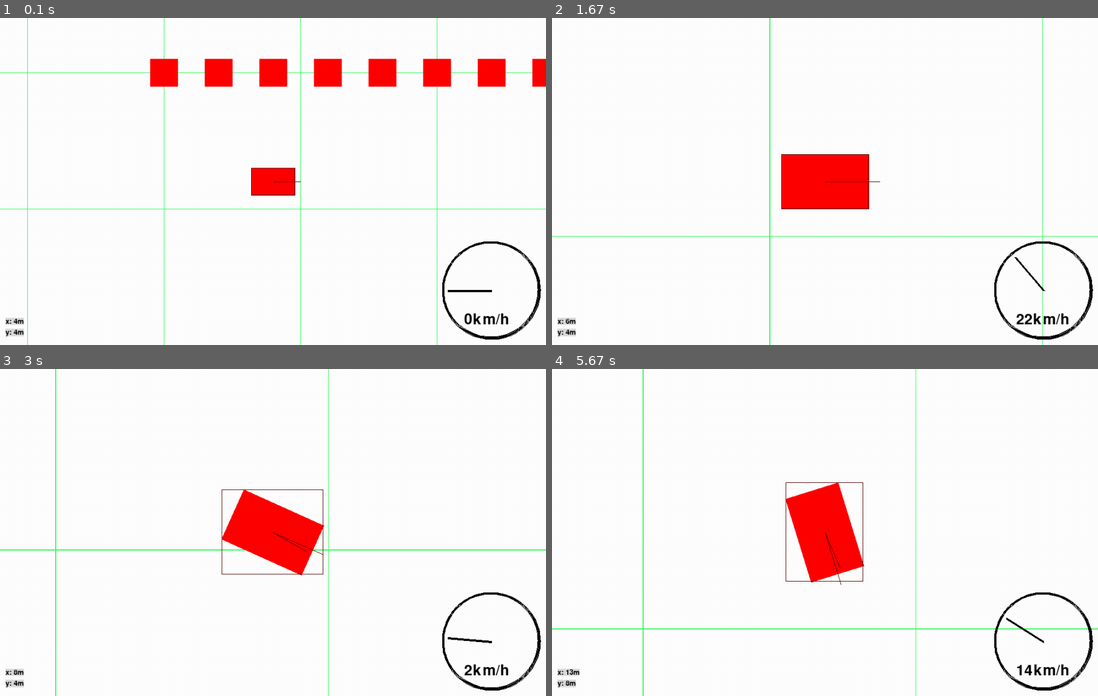
Above: before the commit, frames 1-4 (two rows, left to right).
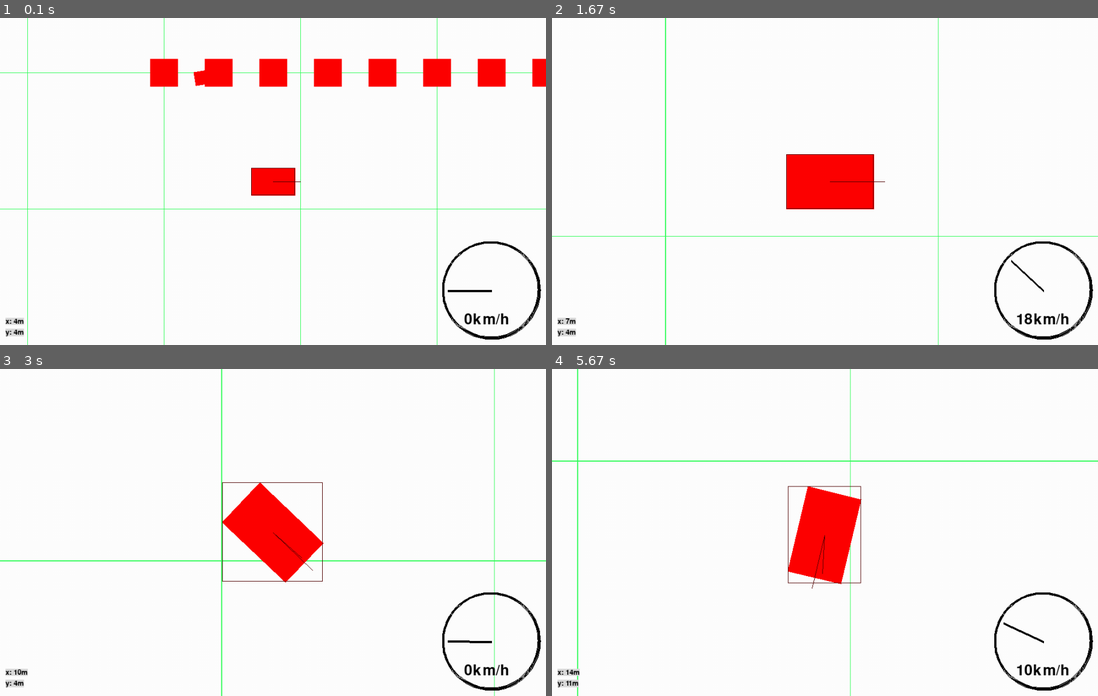
Above: after the commit, the same moments.

Repository: Xseis/Another-Pygame-Project
Game: pygame game, started from main.py
Two runs of this game, one before a commit and one after it. Both use one fixed random seed, a clock stepped at 60 frames per second and the inputs below.
Inputs:
- Up to frame 1 (0.1 s): no input
- Up to frame 2 (1.67 s): tap Z at 0.33 s; hold W 1.17-1.63 s
- Up to frame 3 (3 s): hold D 1.67-2.13 s; hold A 2.17-2.7 s; hold A from 2.73 s (still down)
- Up to frame 4 (5.67 s): release A at 3.13 s; hold W 3.17-3.53 s; hold D 3.57-4.2 s; hold A 4.23-4.7 s; hold D 4.73-5.2 s; hold W 5.23-5.53 s; hold D from 5.57 s (still down)

The runs differ from the first frame. In frame 1, less than 0.1% of the frame differs, in the area x 35-38%, y 15-21%; in frame 2, 1.4%; in frame 3, 2.9%; in frame 4, 3.7%, in the area x 0-100%, y 0-100%.

Commit message:
Added Kids and separated collision logic/calls

Diff:
--- a/main.py
+++ b/main.py
@@ -1,14 +1,17 @@
 import pygame
 import math
-pygame.init()
+pygame.font.init()
+pygame.mixer.init()
 
 class ObjectClass:
-    def __init__(self, x:float, y:float, length:float=1, width:float=1) -> None:
+    def __init__(self, x:float, y:float, game:"GameClass", length:float=1, width:float=1) -> None:
         self.x = x
         self.y = y
 
         self.length = length
         self.width = width
+
+        self.game = game
 
     def get_corners(self) -> list[tuple[float, float]]:
         """Returns the 4 corners of a non-rotated rectangle"""
@@ -25,8 +28,8 @@
         return (min_x, min_y, max_x-min_x, max_y-min_y)
 
 class PhysicsObjectClass(ObjectClass):
-    def __init__(self, x:float, y:float, angle:float, mass:float, inertia:float, grid:"GridClass", length:float=1, width:float=1, is_static:bool=False, can_collide:bool=True) -> None:
-        super().__init__(x, y, length, width)
+    def __init__(self, x:float, y:float, angle:float, mass:float, inertia:float, grid:"GridClass", game:"GameClass", length:float=1, width:float=1, is_static:bool=False, can_collide:bool=True, can_touch:bool=True) -> None:
+        super().__init__(x, y, game, length, width)
         self.vx = 0.0
         self.vy = 0.0
         self.angle = angle
@@ -36,14 +39,20 @@
         self.inertia = inertia
         self.is_static = is_static
         self.can_collide = can_collide
+        self.can_touch = can_touch
 
         self.drag = 0.4
 
-        # For collision
-        if self.can_collide:
+        # For collision detection
+        if self.can_collide or self.can_touch:
             self.grid = grid
             self.chunks = grid.query(self)
             self.grid.add_object(self)
+
+    def remove(self):
+        """DELETES the object, this removes it from the grid too"""
+        self.grid.remove_object(self)
+        self.game.objects.remove(self)
 
     def get_corners(self) -> list[tuple[float, float]]:
         """Returns the 4 corners of a rotated rectangle"""
@@ -52,22 +61,32 @@
         local_corners = [(-hl, -hw), (-hl, hw), (hl, hw), (hl, -hw)]
         return [(self.x + dx*cos_a - dy*sin_a, self.y + dx*sin_a + dy*cos_a) for dx, dy in local_corners]
 
+    def collision_event(self, hit):
+        """Overwrite ts"""
+        return hit
+
     def resolve_collision(self):
-        if self.is_static or not self.can_collide:
+        if self.is_static or not self.can_touch:
             return
         chunks = self.grid.query(self)
         collision_objects = self.grid.get_objects(chunks) - set([self])
         for obj in collision_objects:
+            if not obj.can_touch: # If object isnt touchable
+                continue
             is_colliding, normal, depth = self.SeparatingAxisTheorem(self, obj)
+
             if is_colliding and normal and depth:
-                mtv = (normal[0]*depth, normal[1]*depth)
-                self.x -= mtv[0]
-                self.y -= mtv[1]
-
-                impact = self.vx*normal[0] + self.vy*normal[1]
-                if impact > 0:
-                    self.vx -= normal[0] * impact*1.1
-                    self.vy -= normal[1] * impact*1.1
+                obj.collision_event(self)
+
+                if self.can_collide and not self.is_static: # ONLY move self if can_collide is on
+                    mtv = (normal[0]*depth, normal[1]*depth)
+                    self.x -= mtv[0]
+                    self.y -= mtv[1]
+
+                    impact = self.vx*normal[0] + self.vy*normal[1]
+                    if impact > 0:
+                        self.vx -= normal[0] * impact*1.1
+                        self.vy -= normal[1] * impact*1.1
 
     def SeparatingAxisTheorem(self, obj1:"PhysicsObjectClass", obj2:"PhysicsObjectClass"):
         obj1_corners = obj1.get_corners()
@@ -144,8 +163,7 @@
         # Collision check
         # SAT (Separating Axis Theorem) also pushes objects away from each other
         # when a collision occurs.
-        if self.can_collide:
-            self.resolve_collision()
+        self.resolve_collision()
 
         # Drag
         self.vx *= self.drag ** dt
@@ -156,9 +174,32 @@
     def speed(self):
         return math.hypot(self.vx, self.vy)
 
+class KidClass(PhysicsObjectClass):
+    def __init__(self, x: float, y: float, angle: float, grid: "GridClass", game:"GameClass") -> None:
+        super().__init__(x, y, angle, mass=1, inertia=1, grid=grid, game=game, length=50, width=50, is_static=False, can_collide=False, can_touch=True)
+        self.hp = 100
+
+    @property
+    def is_alive(self):
+        return self.hp > 0
+
+    def collision_event(self, hit):
+        hit = super().collision_event(hit)
+        if isinstance(hit, CatClass):
+            self.hp = 0
+            if not self.is_alive:
+                self.kill()
+        else:
+            print("Kid fucking walked in a wall")
+
+    def kill(self):
+        self.remove()
+        pygame.mixer.Sound("KidScream5.wav").play()
+
+
 class CatClass(PhysicsObjectClass):
-    def __init__(self, x:float, y:float, angle:float, mass:float, inertia:float, grid:"GridClass", length:float=2, width:float=1) -> None:
-        super().__init__(x, y, angle, mass, inertia, grid, length, width)
+    def __init__(self, x:float, y:float, angle:float, mass:float, inertia:float, grid:"GridClass", game:"GameClass", length:float=2, width:float=1) -> None:
+        super().__init__(x, y, angle, mass, inertia, grid, game, length, width)
 
         # Controls
         self.gas = 0   # 0..1
@@ -166,7 +207,7 @@
         self.turn = 0  # -1..1
 
         self.max_turn = math.radians(45)
-        self.engine_force = 20000
+        self.engine_force = 25000
         self.default_drag = 0.2
         self.handbreak = False
         self.handbreak_duration = 0 # Used to slow turn
@@ -203,6 +244,10 @@
                 self.gas *= 0.8
         else: self.drag = self.default_drag
 
+    def collision_event(self, hit):
+        self.goodslip = False
+        return super().collision_event(hit)
+
     def Update(self, dt):
         self.Controls(dt)
         self.vx += (self.gas * self.engine_force / self.mass) * math.cos(self.angle) * dt
@@ -253,10 +298,9 @@
 
 class CameraClass(PhysicsObjectClass):
     def __init__(self, x:float, y:float, angle:float, game:"GameClass") -> None:
-        super().__init__(x, y, angle, mass=0, inertia=0, grid=game.grid, is_static=True, can_collide=False)
+        super().__init__(x, y, angle, mass=0, inertia=0, grid=game.grid, game=game, is_static=True, can_collide=False, can_touch=False)
         self.target:PhysicsObjectClass | None = None
         self.zoom = 0.5
-        self.game = game
 
     @classmethod
     def lerp_angle(cls, a, b, t):
@@ -301,6 +345,13 @@
                 self.grid[chunk].add(obj)
             else:
                 self.grid[chunk] = set([obj])
+
+    def remove_object(self, obj:PhysicsObjectClass):
+        chunks = obj.chunks
+        for chunk in chunks:
+            self.grid[chunk].discard(obj)
+            if not self.grid[chunk]: # Delete the chunk if no objects are inside
+                del self.grid[chunk] # because it cleans up memory :3
 
     def get_objects(self, grids:list[tuple[int, int]]) -> set[PhysicsObjectClass]:
         objects = set()
@@ -326,8 +377,8 @@
 class GameClass:
     def __init__(self) -> None:
         self.grid = GridClass(grid_size=500)
-        self.cat = CatClass(x=400.0, y=400.0, angle=0.0, mass=10.0, inertia=1.0, grid=self.grid, width=100, length=160)
-        self.wall = PhysicsObjectClass(0, 0, 0, 0, 0, grid=self.grid, width=100, length=100)
+        self.cat = CatClass(x=400.0, y=400.0, angle=0.0, mass=10.0, inertia=1.0, grid=self.grid, game=self, width=100, length=160)
+        self.wall = PhysicsObjectClass(0, 0, 0, 0, 0, grid=self.grid, game=self, width=100, length=100)
         self.wall.is_static = True
 
         self.camera = CameraClass(0, 0, 0, self)
@@ -335,8 +386,10 @@
 
         self.objects:list[ObjectClass] = [self.cat, self.wall] # PURELY DRAWING/VISUAL
         for i in range(10):
-            wall= PhysicsObjectClass(i*200, 0, 0, 0, 0, grid=self.grid, width=100, length=100)
+            wall= PhysicsObjectClass(i*200, 0, 0, 0, 0, grid=self.grid, game=self, width=100, length=100, is_static=True)
             self.objects.append(wall)
+
+        self.objects.append(KidClass(140, 20, 3, self.grid, game=self))
 
         self.WIDTH, self.HEIGHT = 1000, 600
         self.win = pygame.display.set_mode((self.WIDTH, self.HEIGHT))
@@ -370,14 +423,16 @@
                                                         self.grid.grid_size*self.camera.zoom+1,
                                                         self.grid.grid_size*self.camera.zoom+1), 1)
             for obj in self.objects:
+                if isinstance(obj, PhysicsObjectClass):
+                    obj.tick(dt)
                 corners = [self.camera.cam_space(dx, dy) for dx, dy in obj.get_corners()]
                 pygame.draw.polygon(self.win, (255, 0, 0), corners)
-            # CAR AABB
+            # CAT AABB
             aabb = self.cat.get_aabb()
             screen_pos = self.camera.cam_space(aabb[0], aabb[1])
             pygame.draw.rect(self.win, (80,0,0), (*screen_pos, aabb[2]*self.camera.zoom, aabb[3]*self.camera.zoom), 1)
 
-            # CAR DIRECTION
+            # CAT DIRECTION
             if self.cat.speed > 0:
                 angle = math.atan2(self.cat.vy, self.cat.vx)
             else:
